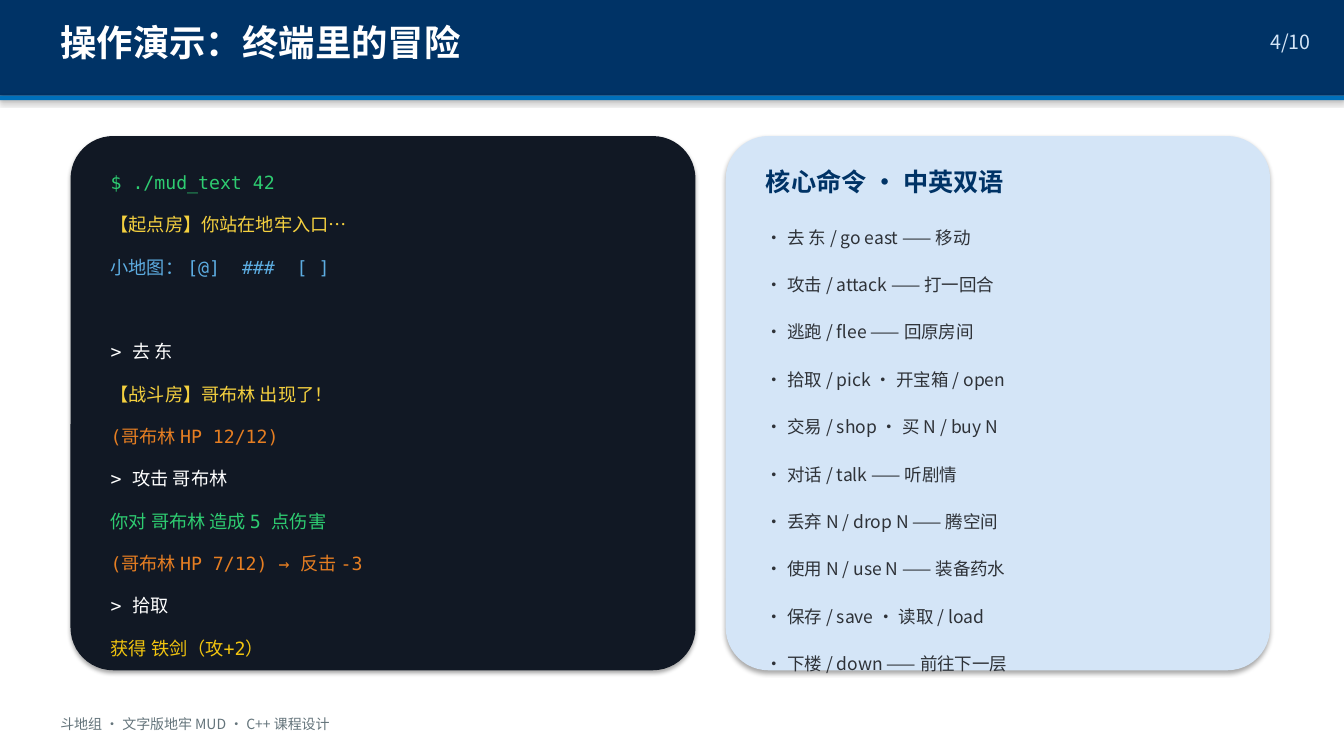
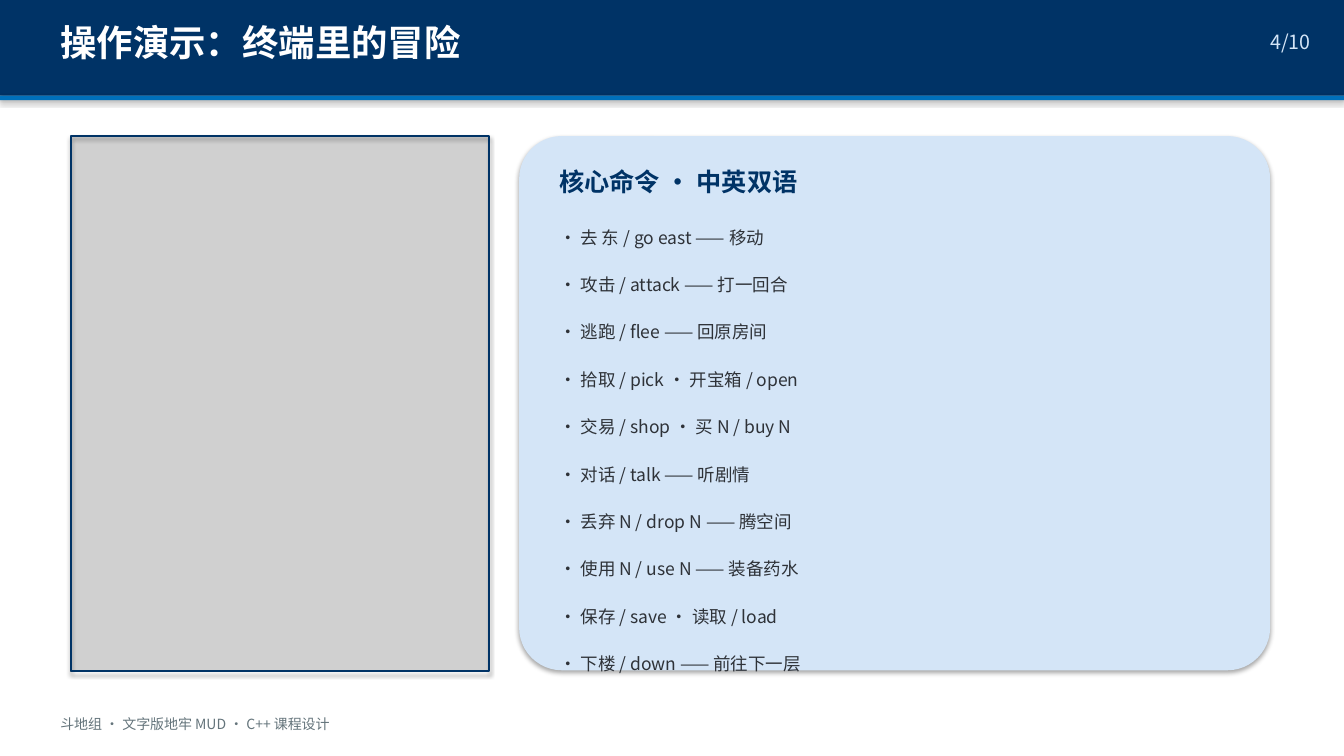
Before and after one commit to BugMaker-orz/Code-class-MUD-game, a slide deck: slide 4 of docs/斗地组_课堂展示PPT.pptx. Drawn at 1344x756 pixels with LibreOffice and Linux fonts; fonts in the diff are those of the drawing; grey boxes stand for pictures. Boxes give left, top, right and bottom in pixels: in the first picture for what was removed or moved away, otherwise in the second. Text is boxed around its words. In the diff, an @@ line names an element or a change of style, - is before the commit and + after.

Commit message:
docs: PPT v4 - slide 4 uses real game screenshot; repo link only (no commit records)

```diff
--- a/docs/斗地组_课堂展示PPT.pptx
+++ b/docs/斗地组_课堂展示PPT.pptx
@@ rounded rectangle removed at bbox=[71, 136, 696, 670] @@
@@ picture added at bbox=[71, 136, 489, 671] @@
@@ rectangle added at bbox=[71, 136, 489, 671], outline #003366 1.5 pt @@
@@ rounded rectangle: place and size @@
-rounded rectangle at bbox=[726, 136, 1270, 670]
+rounded rectangle at bbox=[519, 136, 1270, 670]
@@ text removed at bbox=[133, 175, 275, 194] @@
-$ ./mud_text 42
@@ text "核心命令 · 中英双语": place and size @@
-text "核心命令 · 中英双语" at bbox=[766, 169, 1004, 194]
+text "核心命令 · 中英双语" at bbox=[559, 169, 798, 194]
@@ text removed at bbox=[111, 215, 347, 233] @@
-【起点房】你站在地牢入口…
@@ text "• 去 东 / go ...": place and size @@
-text "• 去 东 / go ..." at bbox=[787, 229, 971, 249]
+text "• 去 东 / go ..." at bbox=[581, 229, 764, 249]
@@ text removed at bbox=[111, 258, 184, 276] @@
-小地图： [@] ### [ ]
@@ text "• 攻击 / attack —— ...": place and size @@
-text "• 攻击 / attack —— ..." at bbox=[787, 276, 994, 293]
+text "• 攻击 / attack —— ..." at bbox=[581, 276, 788, 293]
@@ text "• 逃跑 / flee —— ...": place and size @@
-text "• 逃跑 / flee —— ..." at bbox=[787, 323, 974, 340]
+text "• 逃跑 / flee —— ..." at bbox=[581, 323, 767, 340]
@@ text removed at bbox=[133, 342, 173, 360] @@
-> 去 东
@@ text removed at bbox=[111, 385, 333, 403] @@
-【战斗房】哥布林 出现了！
@@ text "• 拾取 / pick · ...": place and size @@
-text "• 拾取 / pick · ..." at bbox=[787, 371, 1005, 390]
+text "• 拾取 / pick · ..." at bbox=[581, 371, 799, 390]
@@ text "• 交易 / shop · ...": place and size @@
-text "• 交易 / shop · ..." at bbox=[787, 418, 998, 437]
+text "• 交易 / shop · ..." at bbox=[581, 418, 792, 437]
@@ text removed at bbox=[111, 429, 279, 446] @@
-(哥布林 HP 12/12)
@@ text removed at bbox=[133, 469, 228, 487] @@
-> 攻击 哥布林
@@ text "• 对话 / talk —— ...": place and size @@
-text "• 对话 / talk —— ..." at bbox=[787, 466, 957, 483]
+text "• 对话 / talk —— ..." at bbox=[581, 466, 750, 483]
@@ text "• 丢弃 N / drop ...": place and size @@
-text "• 丢弃 N / drop ..." at bbox=[787, 513, 998, 532]
+text "• 丢弃 N / drop ..." at bbox=[581, 513, 791, 532]
@@ text removed at bbox=[111, 512, 327, 530] @@
-你对 哥布林 造成 5 点伤害
@@ text removed at bbox=[111, 554, 363, 573] @@
-(哥布林 HP 7/12) → 反击 -3
@@ text "• 使用 N / use ...": place and size @@
-text "• 使用 N / use ..." at bbox=[787, 560, 1006, 577]
+text "• 使用 N / use ..." at bbox=[581, 560, 799, 577]
@@ text removed at bbox=[133, 596, 169, 614] @@
-> 拾取
@@ text "• 保存 / save · ...": place and size @@
-text "• 保存 / save · ..." at bbox=[787, 608, 985, 625]
+text "• 保存 / save · ..." at bbox=[581, 608, 778, 625]
@@ text removed at bbox=[111, 639, 264, 657] @@
-获得 铁剑（攻+2）
@@ text "• 下楼 / down —— ...": place and size @@
-text "• 下楼 / down —— ..." at bbox=[787, 655, 1007, 674]
+text "• 下楼 / down —— ..." at bbox=[581, 655, 800, 673]
```
Also in this commit, not shown: 1 other file.
